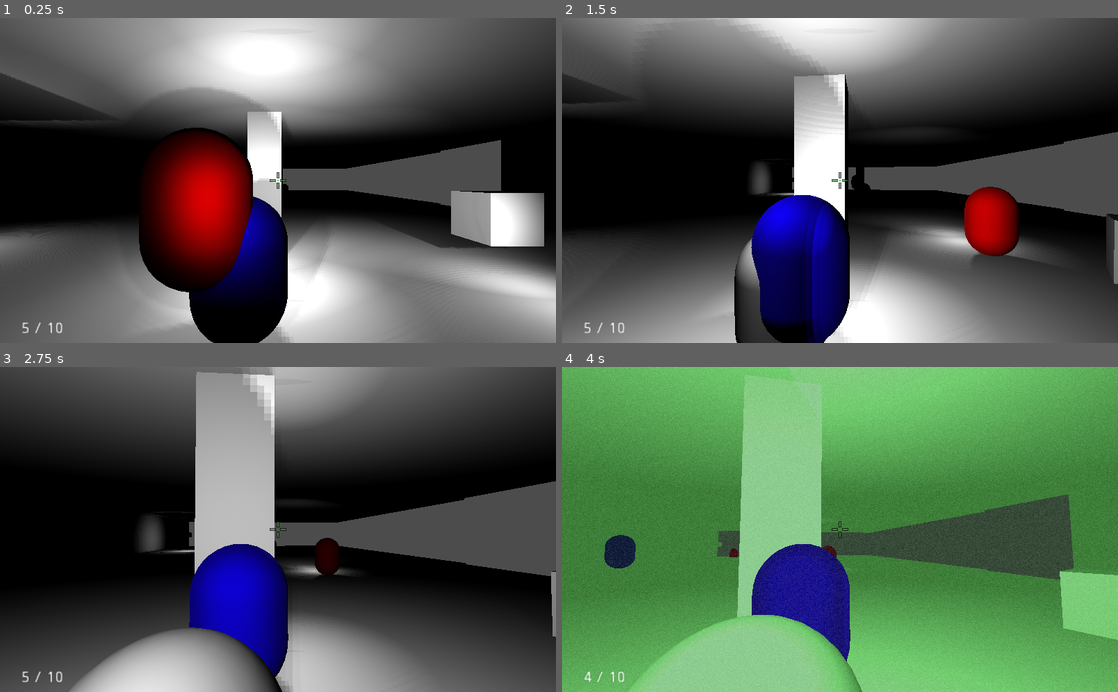
Above: before the commit, frames 1-4 (two rows, left to right).
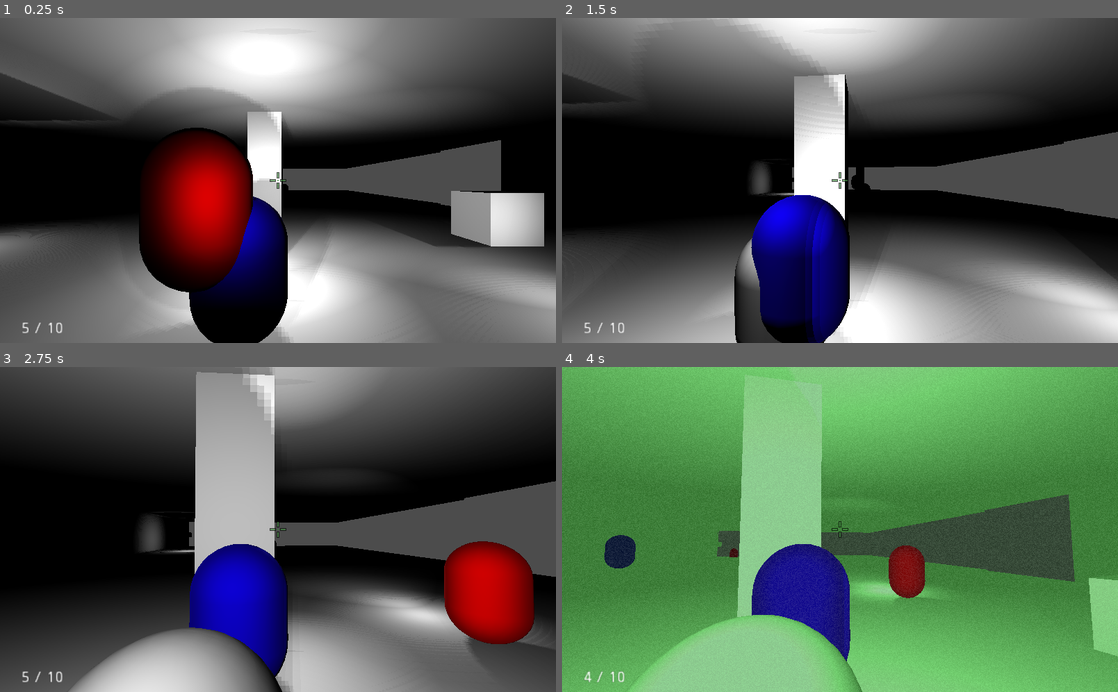
Above: after the commit, the same moments.

Repository: brennosouza/VS-Stealth
Game: Godot game, scene res://scenes/levels/test_level.tscn
The game is run twice, just before and just after one commit, with the same random seed, the same clock (stepped at 60 frames per second) and the same inputs.
Inputs (mouse positions are in pixels of both pictures, inside the frame that each line leads up to):
- Up to frame 1 (0.25 s): no input
- Up to frame 2 (1.5 s): move the mouse to (867, 180) at 0.52 s; hold Ctrl (crouch) 0.53-1.28 s; hold Up (ui_up) from 0.53 s (still down); move the mouse to (812, 180) at 1.27 s; tap F (flashlight) at 1.35 s
- Up to frame 3 (2.75 s): keep holding Up (ui_up); move the mouse to (289, 523) at 2.02 s; tap E (interact) at 2.1 s
- Up to frame 4 (4 s): keep holding Up (ui_up); move the mouse to (834, 536) at 2.77 s; tap N (nightvision) at 2.85 s; move the mouse to (878, 532) at 3.52 s; click (878, 532) at 3.6 s

The runs differ from the first frame. In frame 1, 3.5% of the frame differs, in the area x 72-100%, y 53-95%; in frame 2, 9.4%, in the area x 61-100%, y 35-100%; in frame 3, 9.0%; in frame 4, 2.8%.

Commit message:
Rotação de patrulha com tween

Diff:
--- a/scenes/characters/Enemy.gd
+++ b/scenes/characters/Enemy.gd
@@ -1,14 +1,20 @@
 extends KinematicBody
 
-var move_speed = 10
+var move_speed = 5
 #export (NodePath) var patrol_path
 var patrol_path
 var patrol_points
 var patrol_index = 0
 var velocity = Vector3.ZERO
 
+export var patrol_rotate_speed = 0.5
+export var fast_rotate_speed = 0.3
+var rotate_speed = patrol_rotate_speed
+
 #var gravity = -100
 onready var gravity = -ProjectSettings.get_setting("physics/3d/default_gravity")
+
+onready var tween = $Tween
 
 func _ready():
 	patrol_path = get_parent()
@@ -25,7 +31,14 @@
 		target = patrol_points[patrol_index]
 #		target.y = 0
 	var direction = target - global_transform.origin
-	look_at(global_transform.origin + velocity,Vector3.UP)
+
+	#Codigo de virar para a direção sem tween
+#	look_at(global_transform.origin + velocity,Vector3.UP)
+
+	var transform_to_rotate = self.global_transform.looking_at(global_transform.origin + velocity,Vector3.UP)
+	tween.interpolate_property(self, "transform:basis", self.transform.basis, transform_to_rotate.basis, fast_rotate_speed, Tween.TRANS_LINEAR, Tween.EASE_IN)
+	tween.start()
+
 	velocity = direction.normalized() * move_speed
 
 #	# Apply gravity.
--- a/scenes/characters/Enemy.tscn
+++ b/scenes/characters/Enemy.tscn
@@ -45,6 +45,8 @@
 wait_time = 0.6
 one_shot = true
 
+[node name="Tween" type="Tween" parent="KinematicBody"]
+
 [node name="Camera" type="Camera" parent="."]
 transform = Transform( 1.91069e-15, 1, 4.37114e-08, 4.37114e-08, -4.37114e-08, 1, 1, 0, -4.37114e-08, 8.92434, 27.4543, 0 )
 fov = 112.5
